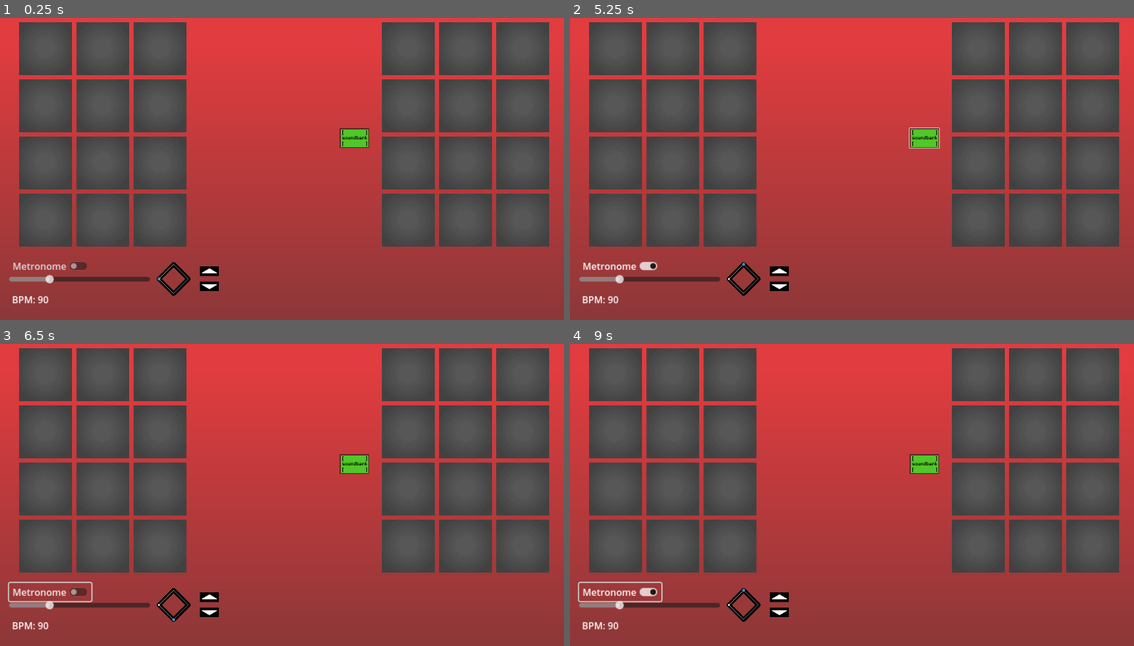
Above: before the commit, frames 1-4 (two rows, left to right).
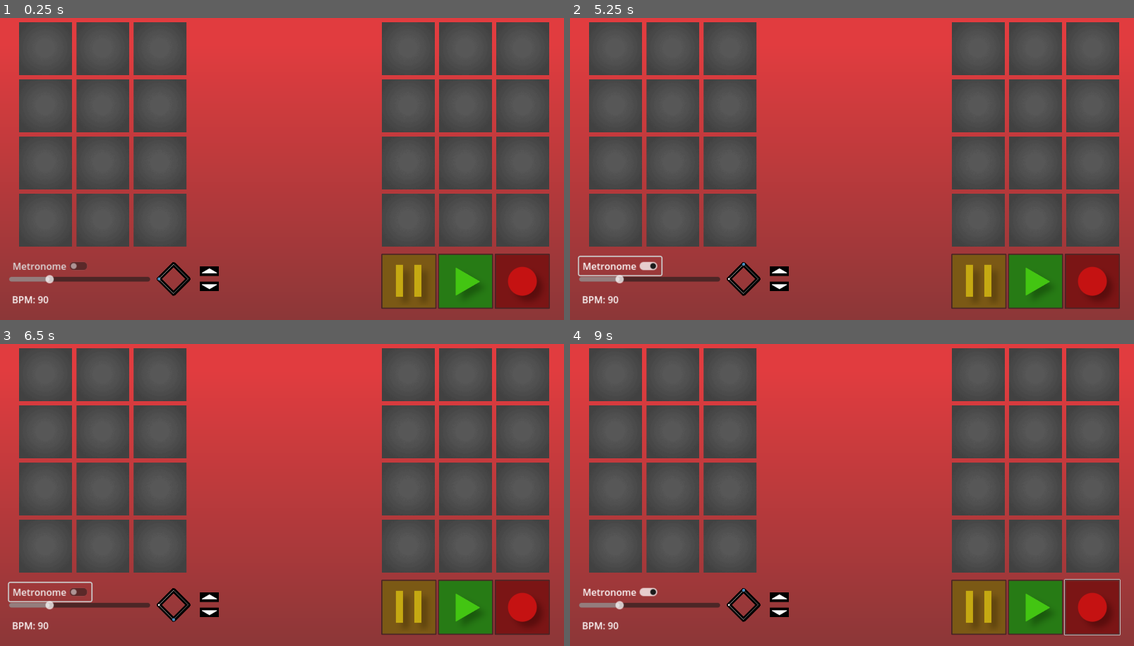
Above: after the commit, the same moments.

Repository: avery-gallant/hci-group-project
Game: Godot game, scene res://scenes/station.tscn
Two runs of this game, one before a commit and one after it. Both use one fixed random seed, a clock stepped at 60 frames per second and the inputs below.
Inputs (mouse positions are in pixels of both pictures, inside the frame that each line leads up to):
- Up to frame 1 (0.25 s): no input
- Up to frame 2 (5.25 s): click (1094, 280) at 0.52 s; click (976, 280) at 1.27 s; click (1038, 280) at 2.02 s; click (1038, 280) at 2.77 s; click (925, 138) at 3.52 s; click "Metronome" at 4.25 s; click (925, 138) at 5.02 s
- Up to frame 3 (6.5 s): click "Metronome" at 5.75 s
- Up to frame 4 (9 s): click (1094, 606) at 6.52 s; click (925, 464) at 7.27 s; click "Metronome" at 8 s; click (1094, 606) at 8.77 s

The runs differ from the first frame. In frame 1, 5.7% of the frame differs, in the area x 60-98%, y 36-97%; in frame 2, 5.9%; in frame 3, 5.7%; in frame 4, 6.0%, in the area x 1-98%, y 36-97%.

Commit message:
pause/play/rec buttons

Diff:
--- a/Hci project/project.godot
+++ b/Hci project/project.godot
@@ -19,6 +19,7 @@
 
 window/size/viewport_width=1920
 window/size/viewport_height=1080
+window/size/mode=3
 
 [input_devices]
 
--- a/Hci project/scenes/metronome.tscn
+++ b/Hci project/scenes/metronome.tscn
@@ -2,8 +2,8 @@
 
 [ext_resource type="Script" path="res://scripts/metronome.gd" id="1_da4oh"]
 [ext_resource type="Script" path="res://scripts/h_slider.gd" id="2_iyw8x"]
-[ext_resource type="AudioStream" uid="uid://b2udi3m5qdb0f" path="res://souds/carpet.wav" id="3_sxppf"]
-[ext_resource type="AudioStream" uid="uid://4j727pihlt46" path="res://souds/check it out.wav" id="3_uidu5"]
+[ext_resource type="AudioStream" uid="uid://clmohirre0rv" path="res://metronomebig.wav" id="3_0gny5"]
+[ext_resource type="AudioStream" uid="uid://basrwdvrj1fs5" path="res://metronomesmall.wav" id="4_vbxja"]
 [ext_resource type="Texture2D" uid="uid://wg3fovjjbr4k" path="res://texture/upPlaceholder.png" id="5_vtqou"]
 [ext_resource type="Texture2D" uid="uid://cc80be2hjo4kr" path="res://texture/upInvPlaceholder.png" id="6_hp25g"]
 [ext_resource type="Texture2D" uid="uid://cyaqwdc8j7qdy" path="res://texture/downPlaceholder.png" id="7_bm23j"]
@@ -40,10 +40,12 @@
 [node name="Timer" type="Timer" parent="."]
 
 [node name="sound1" type="AudioStreamPlayer2D" parent="."]
-stream = ExtResource("3_uidu5")
+stream = ExtResource("3_0gny5")
+volume_db = 5.0
 
 [node name="sound2" type="AudioStreamPlayer2D" parent="."]
-stream = ExtResource("3_sxppf")
+stream = ExtResource("4_vbxja")
+volume_db = 19.857
 
 [node name="TSUP" type="TouchScreenButton" parent="."]
 position = Vector2(650, 33)
--- /dev/null
+++ b/Hci project/scenes/station.gd
@@ -0,0 +1,11 @@
+extends Node2D
+
+
+# Called when the node enters the scene tree for the first time.
+func _ready() -> void:
+	pass # Replace with function body.
+
+
+# Called every frame. 'delta' is the elapsed time since the previous frame.
+func _process(delta: float) -> void:
+	pass
--- a/Hci project/scenes/station.tscn
+++ b/Hci project/scenes/station.tscn
@@ -6,6 +6,9 @@
 [ext_resource type="Script" path="res://scenes/grid_2.gd" id="4_6etgw"]
 [ext_resource type="PackedScene" uid="uid://lhgkadjaplcf" path="res://scenes/metronome.tscn" id="5_8ahy3"]
 [ext_resource type="Texture2D" uid="uid://ddyup8d3jy758" path="res://texture/Screenshot 2024-11-02 173809.png" id="5_kq2bn"]
+[ext_resource type="Texture2D" uid="uid://cdgcppj157fxi" path="res://texture/recorodbutton.png" id="7_kwopj"]
+[ext_resource type="Texture2D" uid="uid://bei7c0xt3niuq" path="res://texture/pausebutton.png" id="8_i3kg2"]
+[ext_resource type="Texture2D" uid="uid://bm6a48uv0r3tc" path="res://texture/playbutton.png" id="9_gleya"]
 
 [node name="Station" type="Node2D"]
 
@@ -101,6 +104,7 @@
 z_index = 1
 
 [node name="sounbank" type="Button" parent="."]
+visible = false
 z_index = 1
 offset_left = 1156.0
 offset_top = 426.0
@@ -114,3 +118,24 @@
 shapeOffsetX = 560
 shapeOffsetY = 75
 shapeScale = 50
+
+[node name="RecordButton" type="Button" parent="."]
+offset_left = 1684.0
+offset_top = 854.0
+offset_right = 1872.0
+offset_bottom = 1042.0
+icon = ExtResource("7_kwopj")
+
+[node name="PlayButton" type="Button" parent="."]
+offset_left = 1491.0
+offset_top = 854.0
+offset_right = 1679.0
+offset_bottom = 1042.0
+icon = ExtResource("8_i3kg2")
+
+[node name="PauseButton" type="Button" parent="."]
+offset_left = 1298.0
+offset_top = 854.0
+offset_right = 1486.0
+offset_bottom = 1042.0
+icon = ExtResource("9_gleya")
Not shown, added: Hci project/metronomebig.wav.import
Not shown, added: Hci project/metronomesmall.wav.import
Not shown: 1 places in Hci project/scenes/station.tscn that only renumber resources
Binary file removed: Hci project/texture/pause.png
Binary file added: Hci project/texture/pausebutton.png
Not shown, changed: Hci project/texture/pausebutton.png.import
Binary file removed: Hci project/texture/play_btn.png
Binary file added: Hci project/texture/playbutton.png
Not shown, changed: Hci project/texture/playbutton.png.import
Binary file removed: Hci project/texture/record.png
Binary file added: Hci project/texture/recorodbutton.png
Not shown, changed: Hci project/texture/recorodbutton.png.import
(and 3 more such lines)
